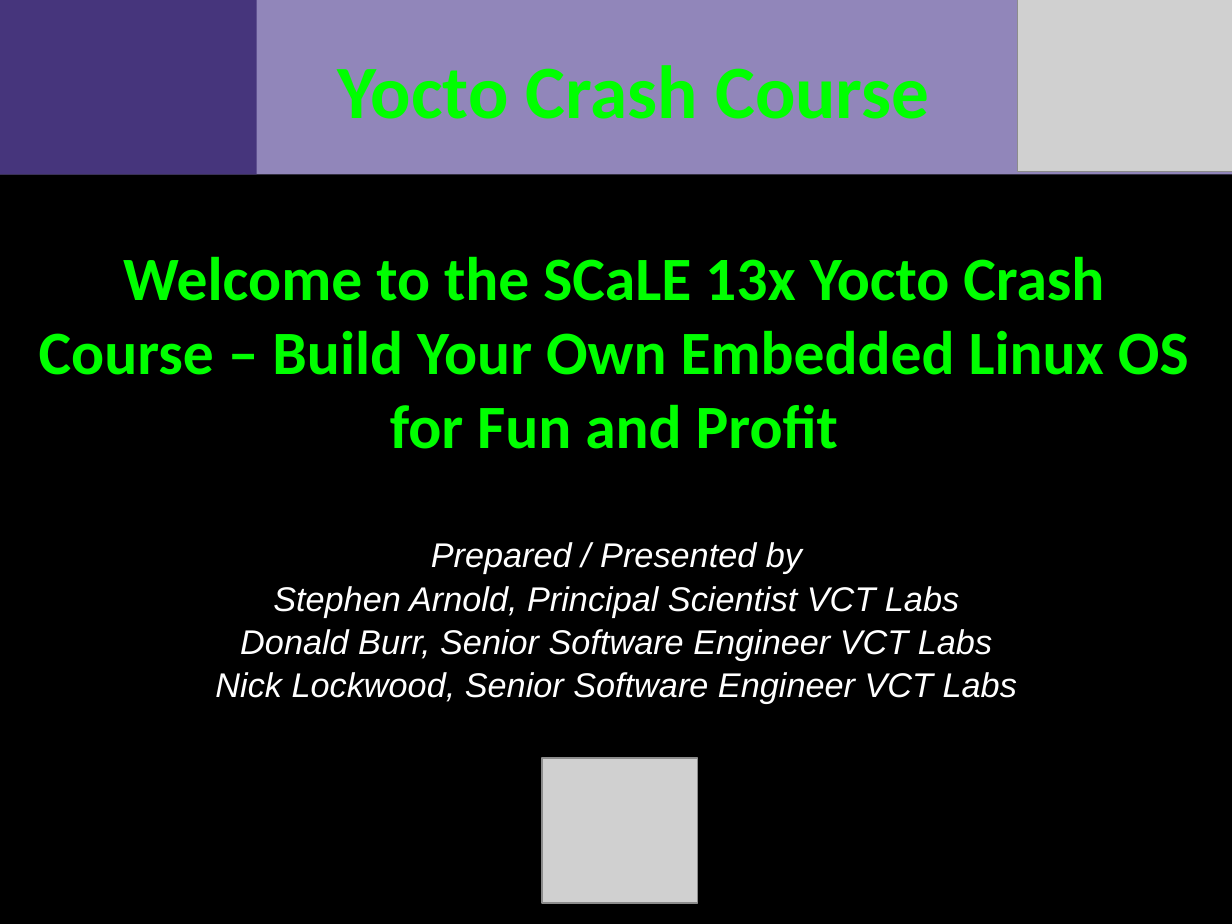
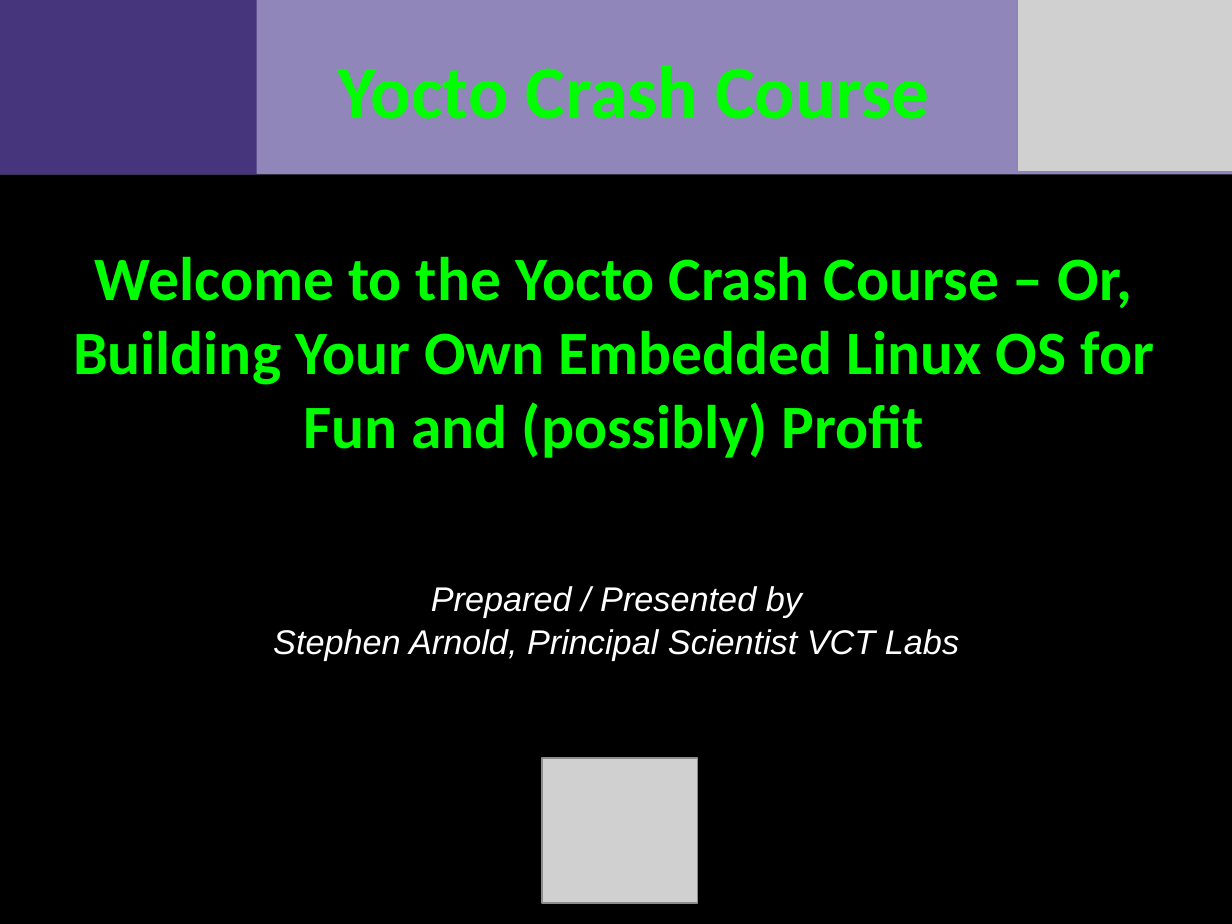
Before and after one commit to VCTLabs/scale13x-presentations, a slide deck: slide 1 of crash-course/yocto_scale_handout.odp. Drawn at 1232x924 pixels with LibreOffice and Linux fonts; fonts in the diff are those of the drawing; grey boxes stand for pictures; background and template pictures are left out. Boxes give left, top, right and bottom in pixels: in the first picture for what was removed or moved away, otherwise in the second. Text is boxed around its words. In the diff, an @@ line names an element or a change of style, - is before the commit and + after.

Commit message:
latest updates to crashcourse slides and handouts

```diff
--- a/crash-course/yocto_scale_handout.odp
+++ b/crash-course/yocto_scale_handout.odp
@@ title at [73,256,1155,458]: text changed @@
-Welcome to the SCaLE 13x Yocto Crash Course – Build Your Own Embedded Linux OS for Fun and Profit
+Welcome to the Yocto Crash Course – Or, Building Your Own Embedded Linux OS for Fun and (possibly) Profit
@@ subtitle at [215,629,1017,704]: paragraphs removed @@
-Donald Burr, Senior Software Engineer VCT Labs
-Nick Lockwood, Senior Software Engineer VCT Labs
```
Also in this commit, not shown: 13 other slides changed, 3 other files.
